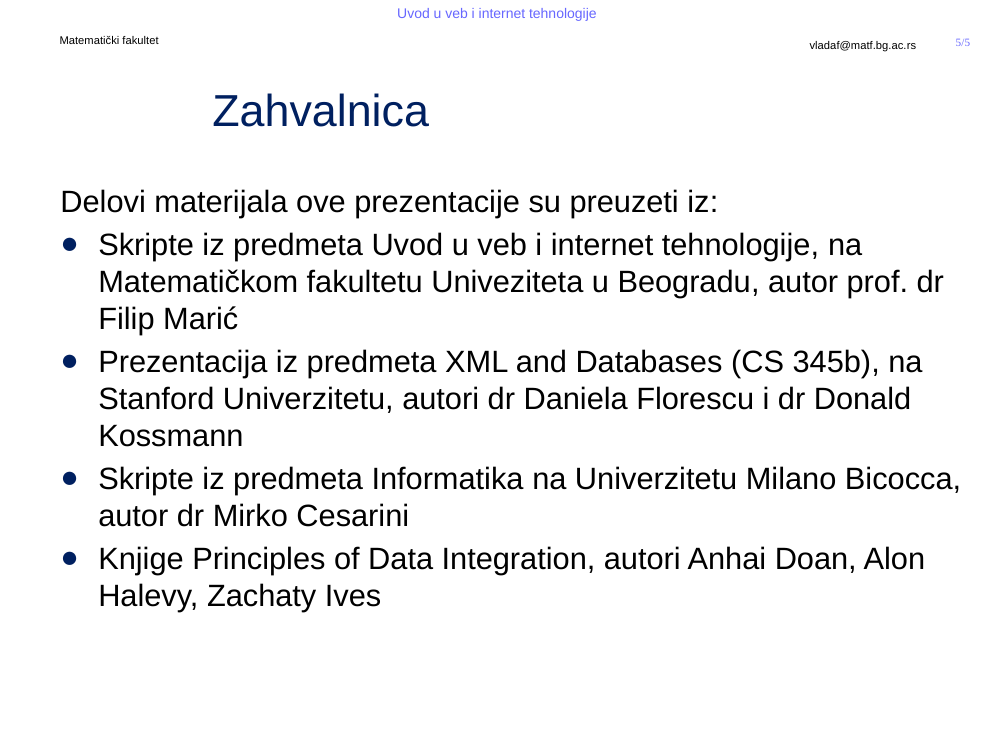
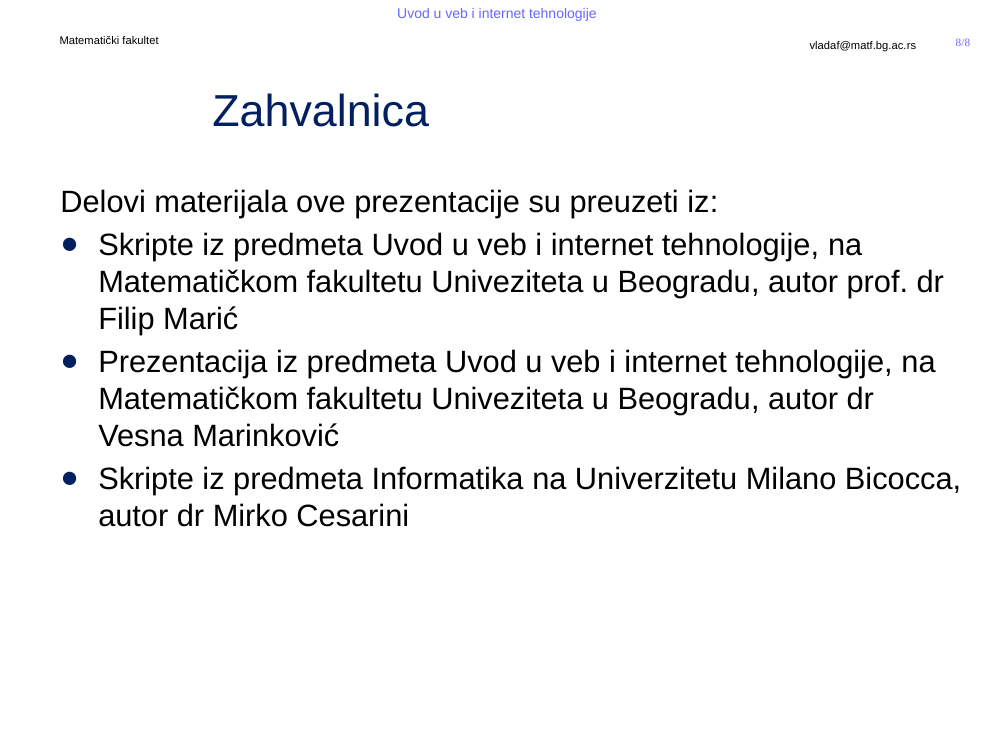
Before and after one commit to MatfUVIT/info, a slide deck: slide 8 of predavanja/prezentacije/UVIT03-01-HTML 5.pptx (slide 5 before the commit). Drawn at 1008x756 pixels with LibreOffice and Linux fonts; fonts in the diff are those of the drawing; background and template pictures are left out. Boxes give left, top, right and bottom in pixels: in the first picture for what was removed or moved away, otherwise in the second. Text is boxed around its words. In the diff, an @@ line names an element or a change of style, - is before the commit and + after.

```diff
--- a/predavanja/prezentacije/UVIT03-01-HTML 5.pptx
+++ b/predavanja/prezentacije/UVIT03-01-HTML 5.pptx
@@ page number at (x1=956, y1=38, x2=970, y2=46): text changed @@
-5/5
+8/8
@@ text at (x1=98, y1=349, x2=935, y2=447): text changed @@
-● Prezentacija iz predmeta XML and Databases (CS 345b), na Stanford Univerzitetu, autori dr Daniela Florescu i dr Donald Kossmann
+● Prezentacija iz predmeta Uvod u veb i internet tehnologije, na Matematičkom fakultetu Univeziteta u Beogradu, autor dr Vesna Marinković
@@ text at (x1=98, y1=546, x2=926, y2=611): paragraph removed @@
-● Knjige Principles of Data Integration, autori Anhai Doan, Alon Halevy, Zachaty Ives
```
Also in this commit, not shown: 1 other slide changed, 4 slides added, 1 slide removed, 9 other files.
